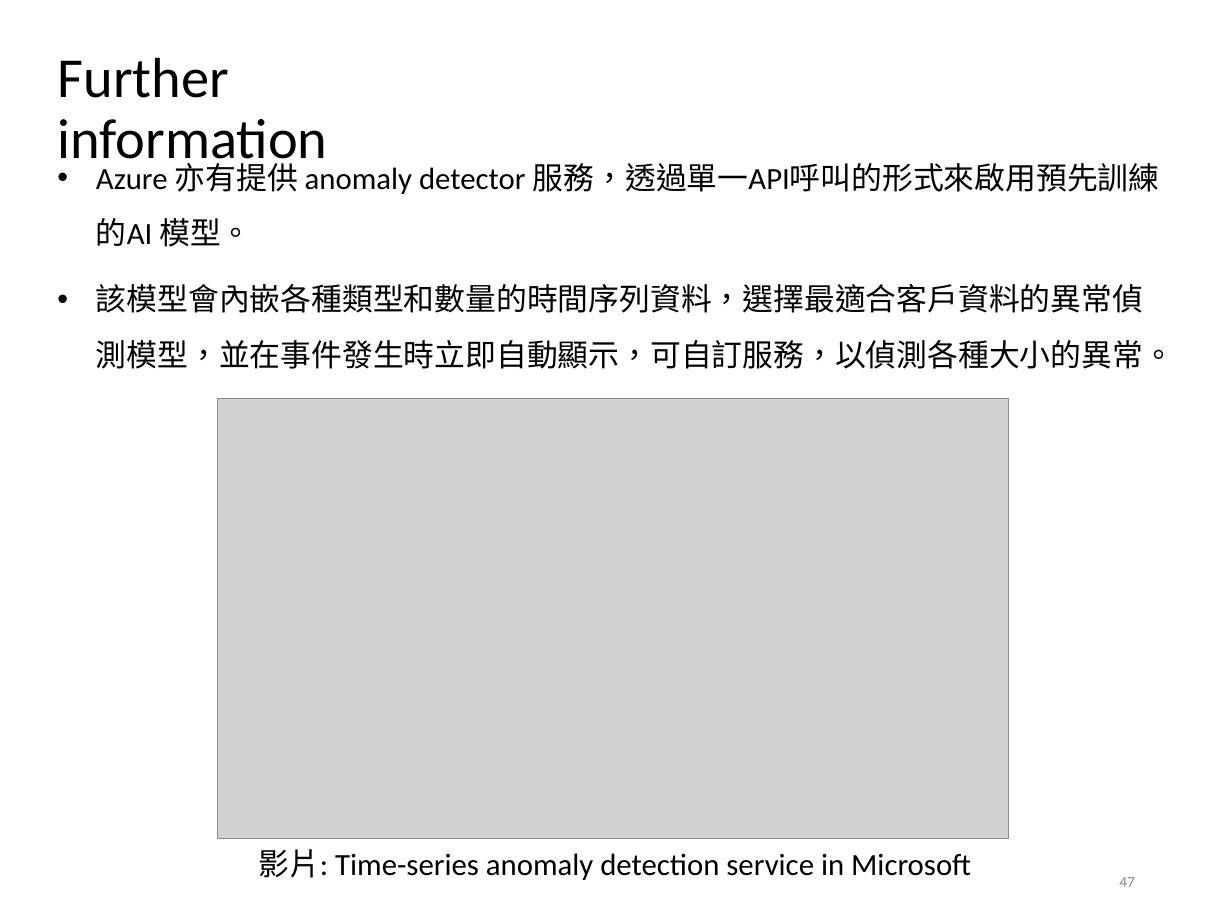
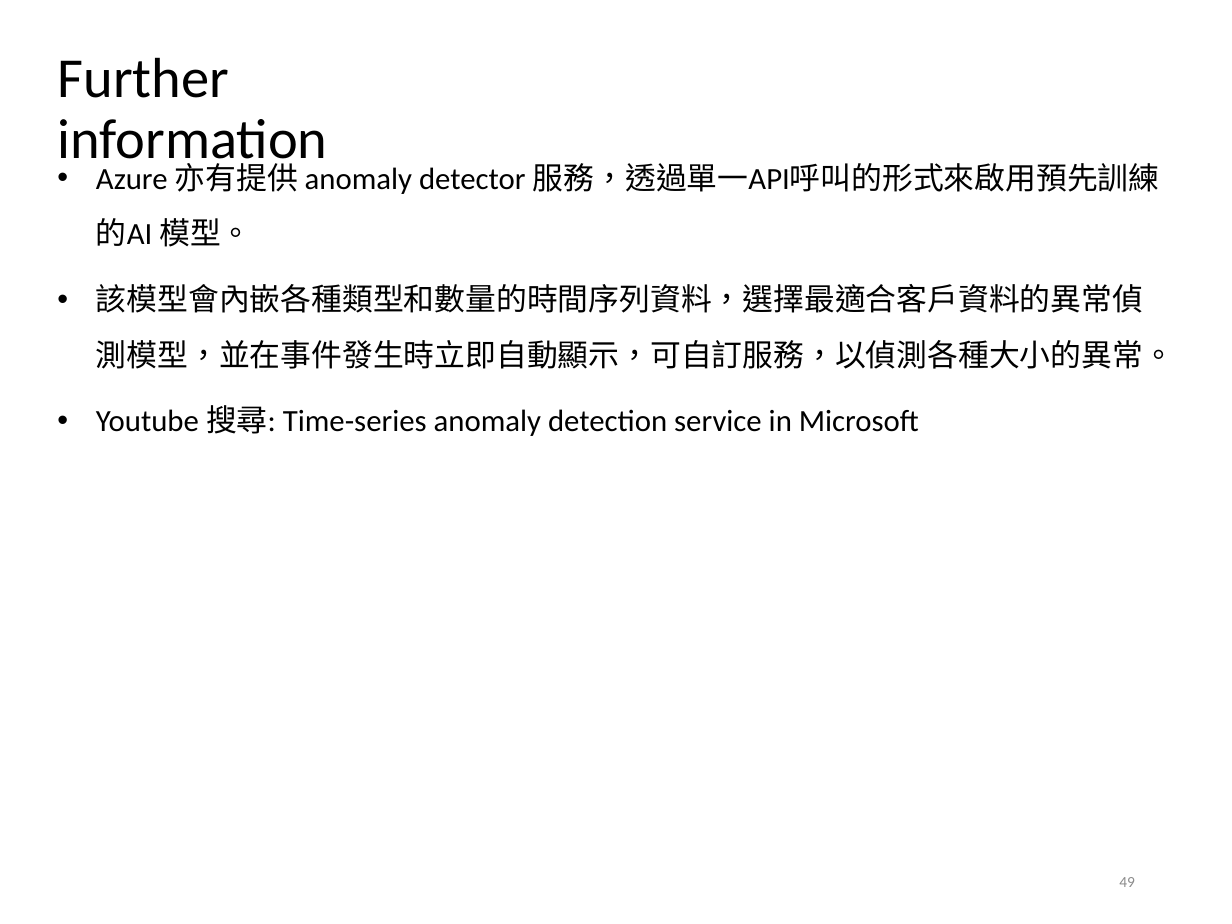
Before and after one commit to alvinyee860120/AIOps-anomaly-detection, a slide deck: slide 49 of AIOps結案報告.pptx (slide 47 before the commit). Drawn at 1232x924 pixels with LibreOffice and Linux fonts; fonts in the diff are those of the drawing; grey boxes stand for pictures; background and template pictures are left out. Boxes give left, top, right and bottom in pixels: in the first picture for what was removed or moved away, otherwise in the second. Text is boxed around its words. In the diff, an @@ line names an element or a change of style, - is before the commit and + after.

```diff
--- a/AIOps結案報告.pptx
+++ b/AIOps結案報告.pptx
@@ text at [96,405,919,436]: paragraph added @@
+• Youtube 搜尋: Time-series anomaly detection service in Microsoft
@@ picture removed at [217,398,1008,838] @@
@@ text removed at [258,849,971,880] @@
-影片: Time-series anomaly detection service in Microsoft
@@ page number at [1119,877,1135,887]: text changed @@
-47
+49
```
Also in this commit, not shown: 25 other slides changed, 14 slides added, 12 slides removed.
